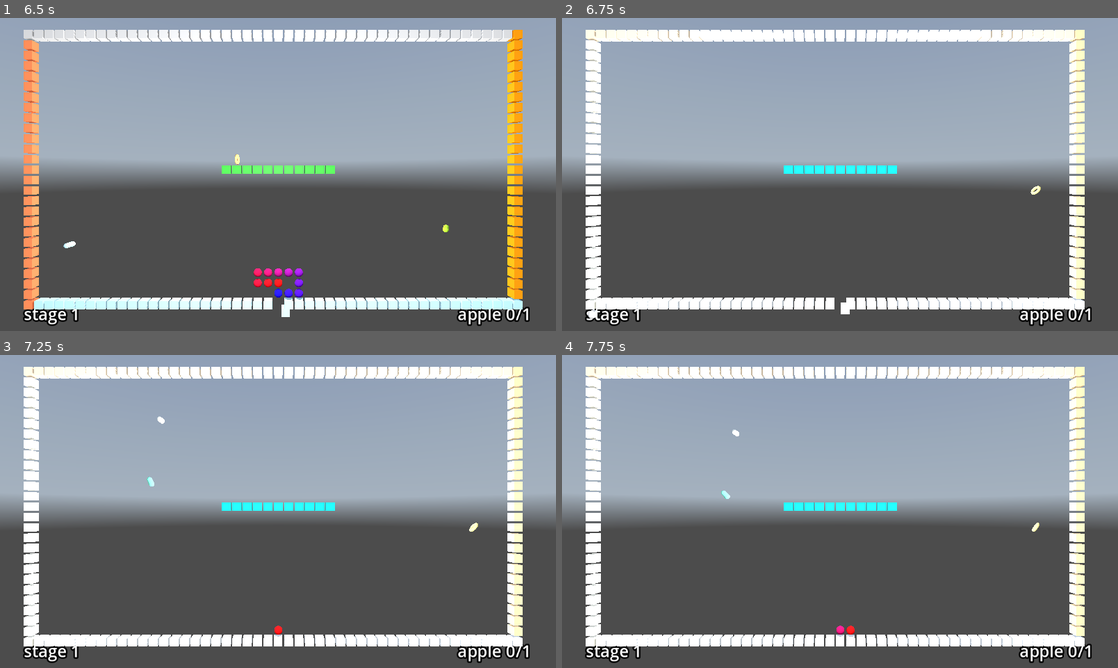
Above: before the commit, frames 1-4 (two rows, left to right).
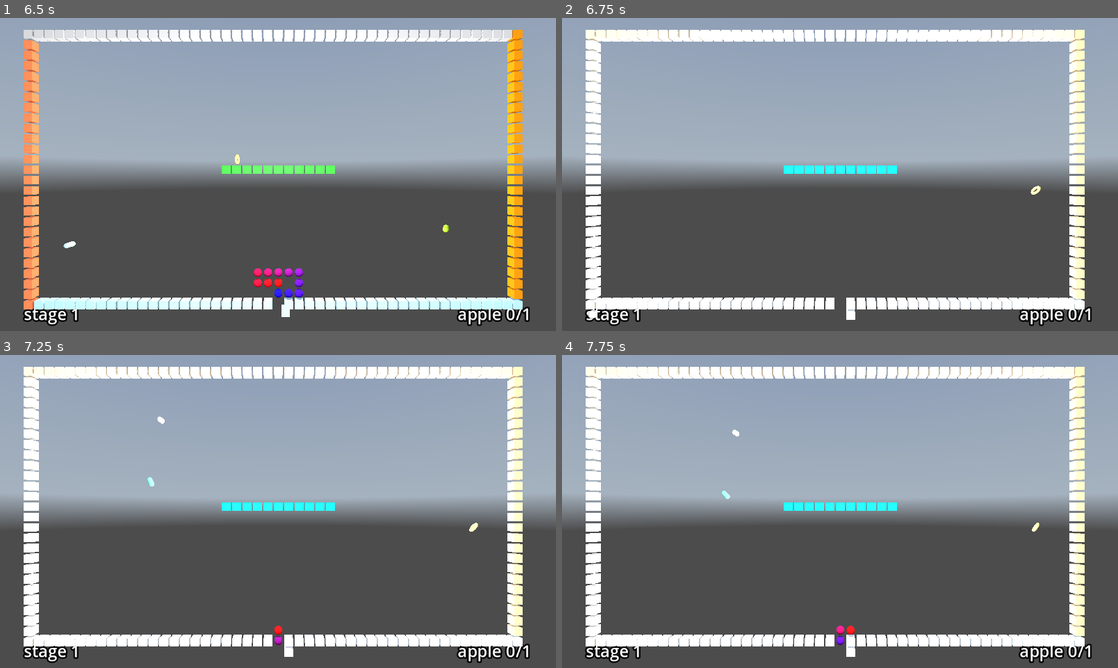
Above: after the commit, the same moments.

Repository: kasworld/gd4snakebyte3d
Game: Godot game, scene res://main.tscn
Two runs of this game, one before a commit and one after it. Both use one fixed random seed, a clock stepped at 60 frames per second and the inputs below. A sky picture missing from this copy of the repository is replaced by a grey-blue gradient.
Inputs (mouse positions are in pixels of both pictures, inside the frame that each line leads up to):
- Up to frame 1 (6.5 s): tap Enter at 0.5 s; move the mouse to (400, 158) at 0.52 s; hold Right 0.53-1.28 s; click (400, 158) at 0.67 s; move the mouse to (166, 190) at 1.27 s; hold Down 1.28-2.03 s; move the mouse to (333, 105) at 2.02 s; hold Right 2.03-2.78 s; move the mouse to (250, 237) at 2.77 s; hold Up 2.78-3.53 s; click (250, 237) at 2.92 s; move the mouse to (444, 221) at 3.52 s; hold Left 3.53-5.03 s; move the mouse to (111, 127) at 4.27 s; move the mouse to (305, 174) at 5.02 s; hold Down 5.03-5.78 s; click (305, 174) at 5.17 s; move the mouse to (194, 96) at 5.77 s; hold Right from 5.78 s (still down)
- Up to frame 2 (6.75 s): move the mouse to (962, 158) at 6.52 s; release Right at 6.53 s; hold Up from 6.53 s (still down)
- Up to frame 3 (7.25 s): keep holding Up
- Up to frame 4 (7.75 s): move the mouse to (728, 527) at 7.27 s; release Up at 7.28 s; hold Right from 7.28 s (still down); click (728, 527) at 7.42 s

Frame 1 is identical in both runs. In frame 2, 0.1% of the frame differs, in the area x 41-59%, y 47-97%; in frame 3, 0.1%, in the area x 48-53%, y 89-97%; in frame 4, 0.1%.

Commit message:
fix old animation reset

Diff:
--- a/walls.gd
+++ b/walls.gd
@@ -5,6 +5,7 @@
 var wall_list :Array
 var startwall_index :int
 var goalwall_index :int
+var animate_inst :Dictionary
 
 func init(f :PlacedThings, add_walls :Array) -> void:
 	field = f
@@ -14,6 +15,14 @@
 	exec_script(Settings.BounderyWalls)
 	exec_script(add_walls)
 	field2wall()
+	# stop old animation
+	animate_inst = {
+		"start_time" : 0,
+		"inst_index" : 0,
+		"ani_dur_sec" : 0,
+		"pos1" :Vector3.ZERO,
+		"pos2" :Vector3.ZERO,
+	}
 
 func field2wall() -> void:
 	var wall_count := 0
@@ -33,17 +42,8 @@
 			wall_count += 1
 	$MultiMeshShape.set_visible_count(wall_count)
 
-var animate_inst := {
-	"start_time" : 0,
-	"inst_index" : 0,
-	"ani_dur_sec" : 0,
-	"pos1" :Vector3.ZERO,
-	"pos2" :Vector3.ZERO,
-}
 func close_startpos() -> void:
 	var pos = Settings.StartPos
-	var pos3d = Settings.vector2i_to_vector3(pos)
-	#$MultiMeshShape.set_inst_pos(startwall_index, pos3d)
 	field.set_at(pos, self)
 	var pos1 = Settings.vector2i_to_vector3(Settings.StartPos+Dir8Lib.Dir2Vt[Dir8Lib.Dir.SouthEast])
 	var pos2 = Settings.vector2i_to_vector3(Settings.StartPos)
@@ -57,10 +57,8 @@
 
 func open_goalpos() -> void:
 	var pos = Settings.GoalPos
-	var pos3d = Settings.vector2i_to_vector3(pos)
 	var old = field.set_at( pos, Stage.Goal.new())
 	assert(old == self, "invalid goal pos not wall %s %s" % [pos,old])
-
 	var pos1 = Settings.vector2i_to_vector3(Settings.GoalPos)
 	var pos2 = Settings.vector2i_to_vector3(Settings.GoalPos+Dir8Lib.Dir2Vt[Dir8Lib.Dir.NorthWest])
 	animate_inst = {
@@ -71,7 +69,7 @@
 		"pos2" : pos2,
 	}
 
-func _process(delta: float) -> void:
+func _process(_delta: float) -> void:
 	if animate_inst.start_time != 0:
 		var rate = (Time.get_unix_time_from_system() - animate_inst.start_time) / animate_inst.ani_dur_sec
 		var pos = lerp(animate_inst.pos1, animate_inst.pos2, rate )
